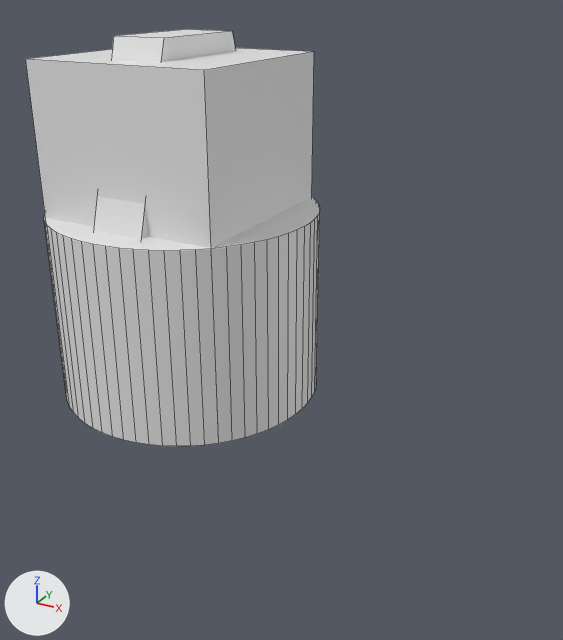
One commit to the Blender file Robot_Arm_Project/accurate_robot_dimensions.blend: the scene before it, then after it.
Camera for both pictures: a 50 mm lens placed at (0.167, -0.229, 0.149), pointed at (0.043, -0.003, 0.036). Lighting does not change. The marker at lower left points along +X, +Y and +Z. Mesh edges are drawn as thin lines.
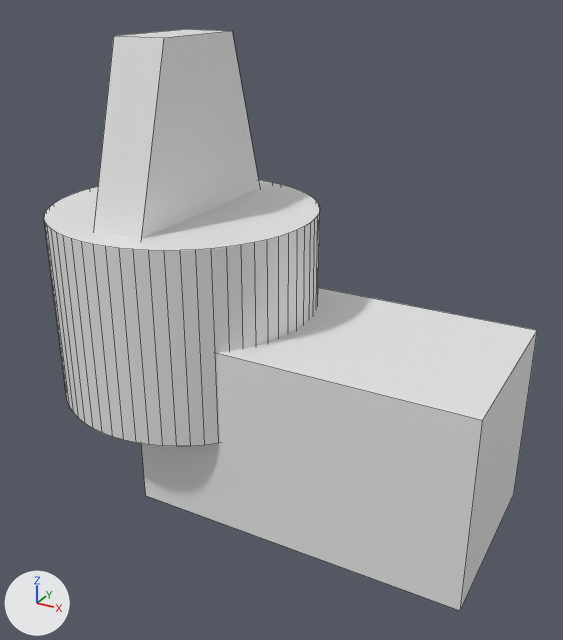
Where the newer file only moved an object's origin or applied its transform, the numbers keep the older frame.

Patch to the scene script:
```diff
--- a/Robot_Arm_Project/accurate_robot_dimensions.blend.py
+++ b/Robot_Arm_Project/accurate_robot_dimensions.blend.py
@@ me_cube_007 @@
 me_cube_007.from_pydata(...)  # 8 vertices, 6 faces; spans x -0.035..0.035, y -0.035..0.035, z 0.0..0.125
 # used by ob_cube; location = (0.0, 0.0, 0.0)
-me_cube_007.vertices[0].co = (-0.035, -0.035, 0.0)  # pixel (67, 395)
-me_cube_007.vertices[1].co = (-0.035, -0.035, 0.125)  # pixel (25, 58)
-me_cube_007.vertices[2].co = (-0.035, 0.035, 0.0)
-me_cube_007.vertices[3].co = (-0.035, 0.035, 0.125)
-me_cube_007.vertices[4].co = (0.035, -0.035, 0.0)  # pixel (218, 442)
-me_cube_007.vertices[5].co = (0.035, -0.035, 0.125)  # pixel (204, 69)
-me_cube_007.vertices[6].co = (0.035, 0.035, 0.0)
-me_cube_007.vertices[7].co = (0.035, 0.035, 0.125)  # pixel (314, 51)
+# me_cube_007 part 1
+me_cube_007.vertices[0].co = (0.0, -0.035, -0.035)  # pixel (145, 495)
+me_cube_007.vertices[1].co = (0.0, -0.035, 0.035)
+me_cube_007.vertices[2].co = (0.0, 0.035, -0.035)
+me_cube_007.vertices[3].co = (0.0, 0.035, 0.035)
+me_cube_007.vertices[4].co = (0.125, -0.035, -0.035)  # pixel (460, 610)
+me_cube_007.vertices[5].co = (0.125, -0.035, 0.035)  # pixel (482, 420)
+me_cube_007.vertices[6].co = (0.125, 0.035, -0.035)  # pixel (513, 494)
+me_cube_007.vertices[7].co = (0.125, 0.035, 0.035)  # pixel (537, 330)
```

Where the change shows, as pixel boxes [x1, y1, x2, y2] in the pictures (563 x 640 px):
'Cube', reshaped: before [26, 48, 314, 248]; after [141, 288, 537, 610]
'Cube.002', unchanged, uncovered by the edit: before [94, 29, 236, 239]; after [94, 29, 260, 239]
